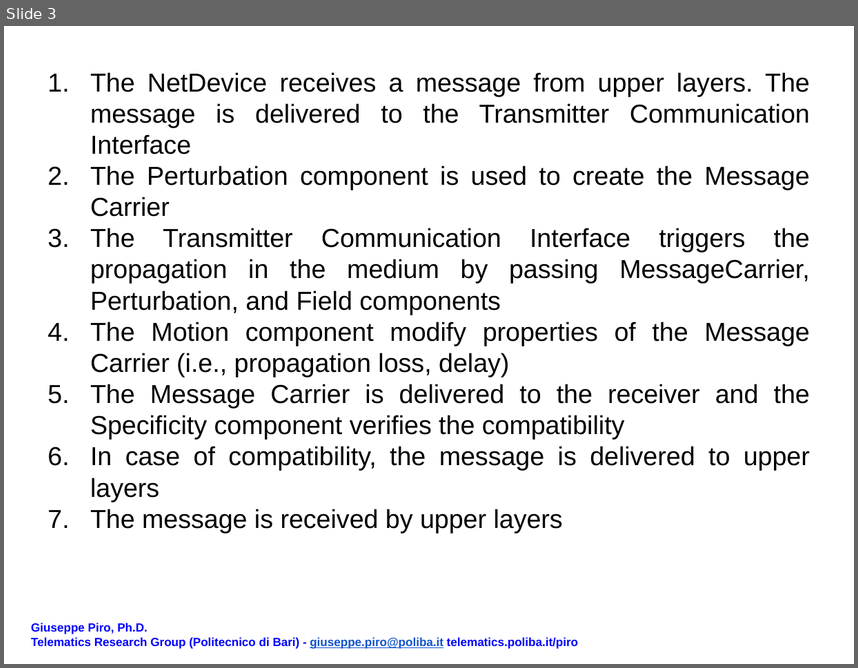
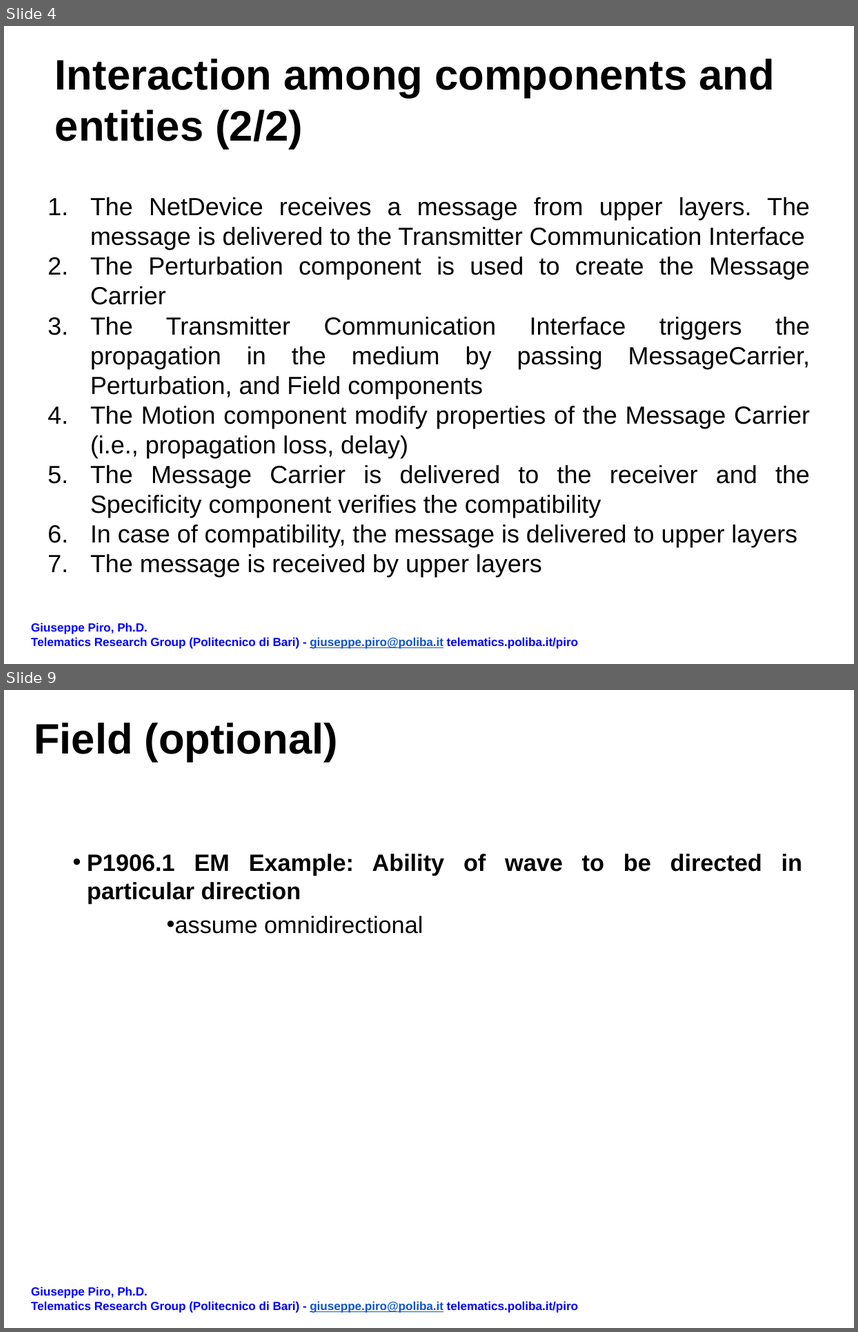
Before and after one commit to EnzoRong1013/ieee-p1906-1-reference-code, a slide deck: docs/mapping_scheme.pptx. Shown one above the other, each under a label of ours: slide 3 before the commit, slides 4 and 9 after it; the slides between them are not shown. The pictures are 858x668 and 858x1332 pixels, drawn with LibreOffice and Linux fonts; fonts in the diff are those of the drawing. Boxes give left, top, right and bottom in pixels: in the first picture for what was removed or moved away, otherwise in the second. Text is boxed around its words. In the diff, an @@ line names an element or a change of style, - is before the commit and + after.

Commit message:
updated presentation on em example

```diff
--- a/docs/mapping_scheme.pptx
+++ b/docs/mapping_scheme.pptx
@@ slide 9 added at [4, 690, 854, 1328], background #FFFFFF @@
@@ title added at [34, 722, 338, 762], 36 pt, text #000000, bold @@
+Field (optional)
@@ text added at [87, 854, 802, 934], 20 pt, text #000000, bold @@
+• P1906.1 EM Example: Ability of wave to be directed in particular direction
+  • assume omnidirectional
@@ text added at [31, 1286, 578, 1312], 10 pt, text #0000FF, bold @@
+Giuseppe Piro, Ph.D.
+Telematics Research Group (Politecnico di Bari) - giuseppe.piro@poliba.it telematics.poliba.it/piro
@@ what was slide 3 is now slide 4 @@
@@ slide 4 changed as well @@
@@ title added at [55, 58, 774, 149], 36 pt, text #000000, bold @@
+Interaction among components and entities (2/2)
@@ text "The NetDevice receives a message ...": place and size @@
-text "The NetDevice receives a message ..." at [90, 72, 810, 532]
+text "The NetDevice receives a message ..." at [90, 197, 811, 577]
@@ text "The NetDevice receives a message ..." at [90, 197, 811, 577]: size 22 to 21 pt @@
```
Also in this commit, not shown: 2 other slides changed, 18 other slides added.
